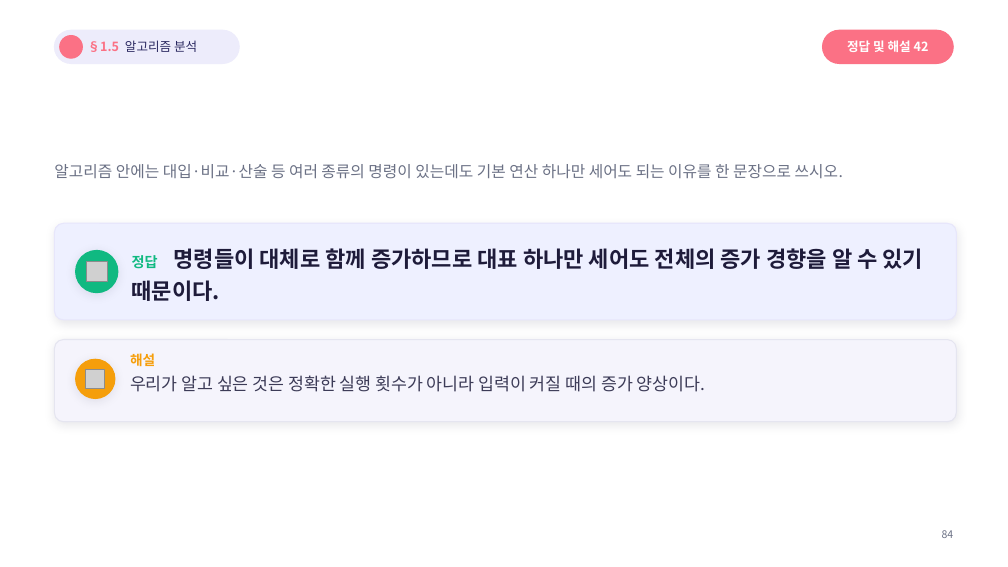
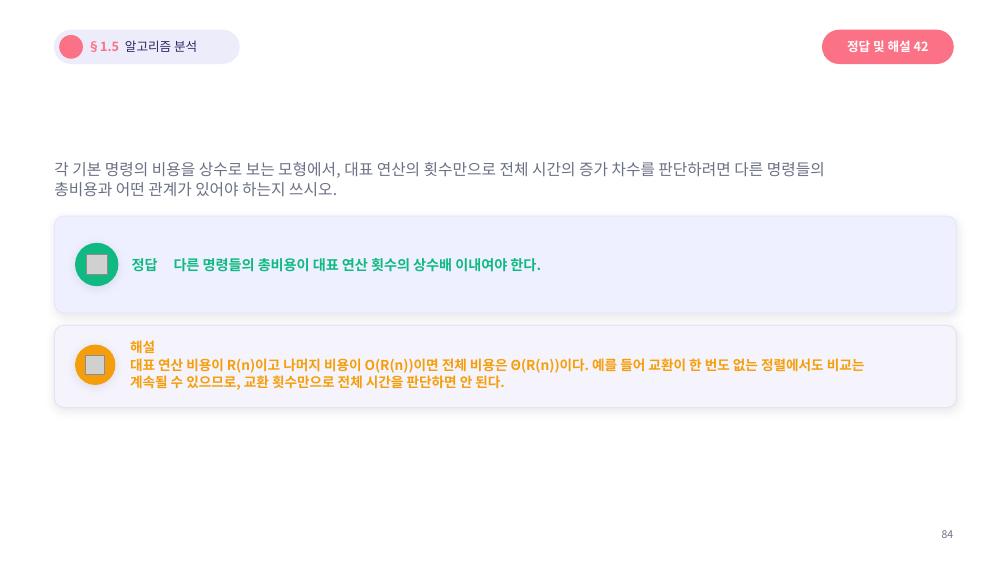
Before and after one commit to Sangdon-Park/Sangdon-Park.github.io, a slide deck: slide 76 of data/알고리즘/1장_연습문제_50문항_수업용.pptx (slide 84 before the commit). Drawn at 1008x567 pixels with LibreOffice and Linux fonts; fonts in the diff are those of the drawing; grey boxes stand for pictures; background and template pictures are left out. Boxes give left, top, right and bottom in pixels: in the first picture for what was removed or moved away, otherwise in the second. Text is boxed around its words. In the diff, an @@ line names an element or a change of style, - is before the commit and + after.

```diff
--- a/data/알고리즘/1장_연습문제_50문항_수업용.pptx
+++ b/data/알고리즘/1장_연습문제_50문항_수업용.pptx
@@ text at [54, 162, 825, 196]: text changed @@
-알고리즘 안에는 대입·비교·산술 등 여러 종류의 명령이 있는데도 기본 연산 하나만 세어도 되는 이유를 한 문장으로 쓰시오.
+각 기본 명령의 비용을 상수로 보는 모형에서, 대표 연산의 횟수만으로 전체 시간의 증가 차수를 판단하려면 다른 명령들의
+총비용과 어떤 관계가 있어야 하는지 쓰시오.
@@ rounded rectangle: place and size @@
-rounded rectangle at [54, 223, 957, 320]
+rounded rectangle at [54, 216, 957, 313]
@@ ellipse: place and size @@
-ellipse at [76, 250, 118, 293]
+ellipse at [76, 243, 118, 286]
@@ picture: place and size @@
-picture at [87, 262, 107, 282]
+picture at [87, 254, 107, 274]
@@ text at [132, 258, 541, 272]: text changed; size 21 to 13.5 pt; text colour #1E1B3A to #10B981 @@
-정답 명령들이 대체로 함께 증가하므로 대표 하나만 세어도 전체의 증가 경향을 알 수 있기 때문이다.
+정답 다른 명령들의 총비용이 대표 연산 횟수의 상수배 이내여야 한다.
@@ 1 picture, 1 rounded rectangle, 1 ellipse: place and size @@
-1 picture, 1 rounded rectangle, 1 ellipse at [54, 340, 957, 422]
+1 picture, 1 rounded rectangle, 1 ellipse at [54, 325, 957, 408]
@@ text at [130, 340, 865, 390]: text changed; size 16.5 to 13 pt; text colour #3C3B57 to #F59E0B; bold on @@
-해설
-우리가 알고 싶은 것은 정확한 실행 횟수가 아니라 입력이 커질 때의 증가 양상이다.
+해설
+대표 연산 비용이 R(n)이고 나머지 비용이 O(R(n))이면 전체 비용은 Θ(R(n))이다. 예를 들어 교환이 한 번도 없는 정렬에서도 비교는
+계속될 수 있으므로, 교환 횟수만으로 전체 시간을 판단하면 안 된다.
```
Also in this commit, not shown: 48 other slides changed, 8 slides removed, 24 other files.
